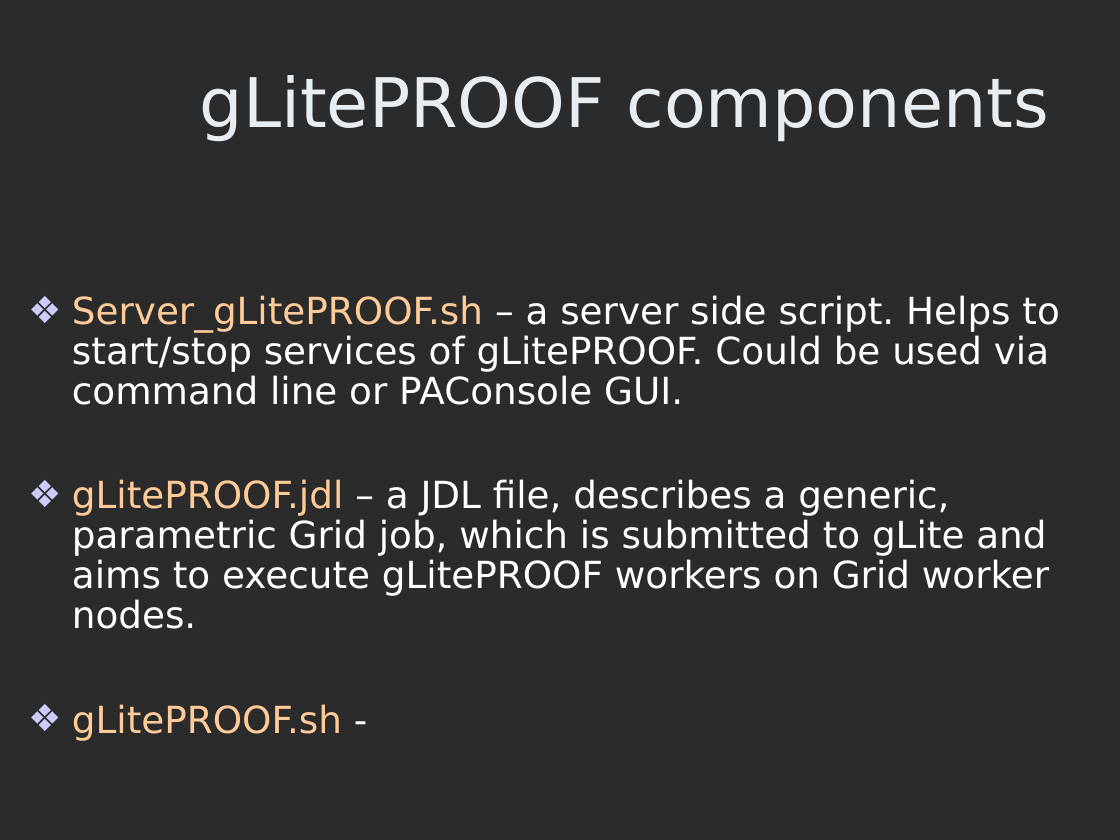
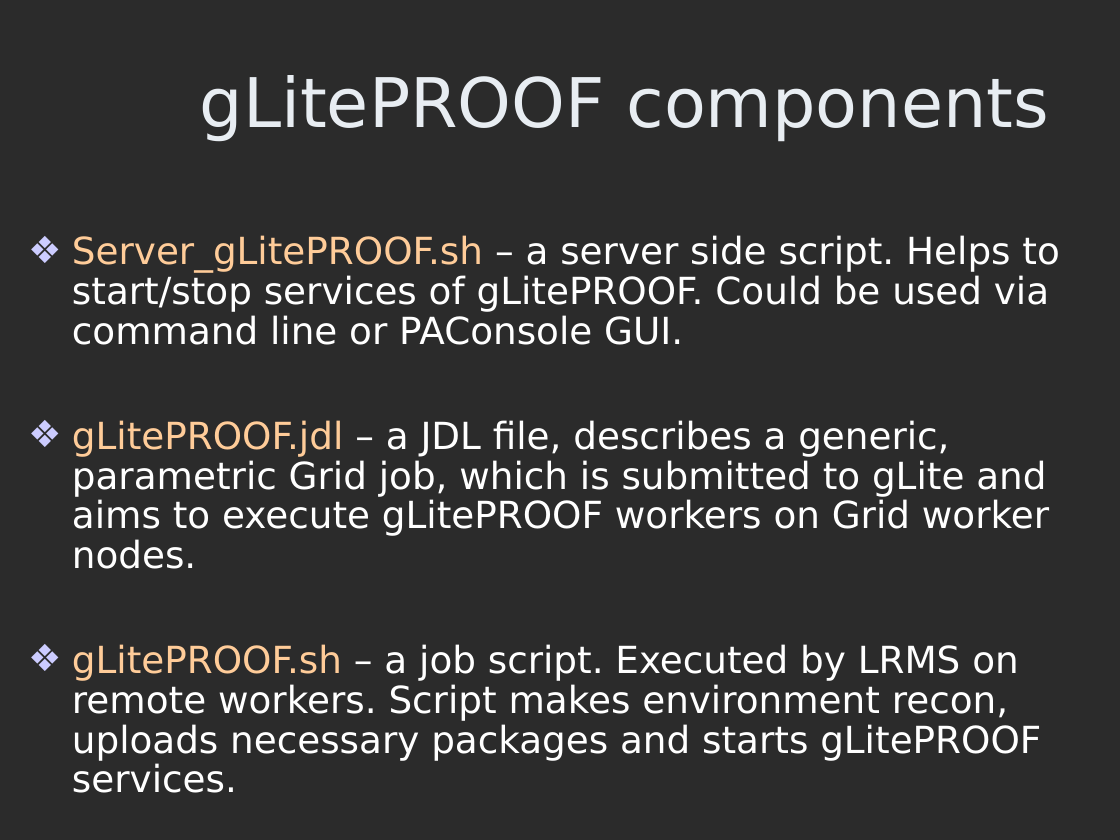
Before and after one commit to AnarManafov/PoDDocumentation, a slide deck: slide 10 of PROOF-Workshop/2007-Nov/PROOF-Workshop-2007-RGLite_gLitePROOF-GSI.ppt. Drawn at 1120x840 pixels with LibreOffice and Linux fonts; fonts in the diff are those of the drawing; background and template pictures are left out; a plain dark background stands for a picture behind light text. Boxes give left, top, right and bottom in pixels: in the first picture for what was removed or moved away, otherwise in the second. Text is boxed around its words. In the diff, an @@ line names an element or a change of style, - is before the commit and + after.

```diff
--- a/PROOF-Workshop/2007-Nov/PROOF-Workshop-2007-RGLite_gLitePROOF-GSI.ppt
+++ b/PROOF-Workshop/2007-Nov/PROOF-Workshop-2007-RGLite_gLitePROOF-GSI.ppt
@@ text at (72,644,1041,793): text changed; text colour #FFCC99 to #FFFFFF @@
-❖ gLitePROOF.sh -
+❖ gLitePROOF.sh – a job script. Executed by LRMS on remote workers. Script makes environment recon, uploads necessary packages and starts gLitePROOF services.
```
Also in this commit, not shown: 2 other slides changed, 1 slide added, 1 slide removed.
